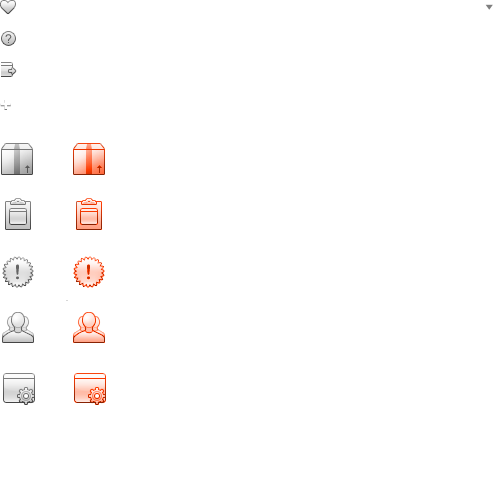
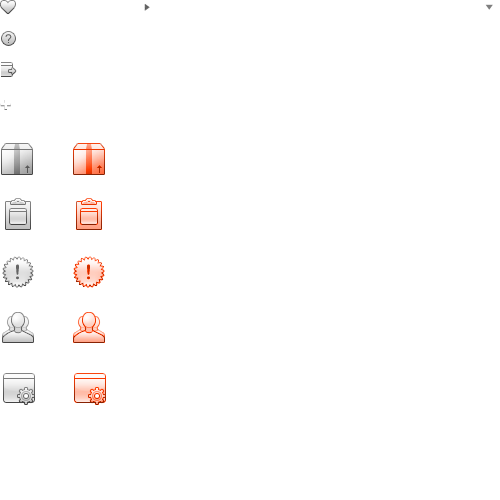
The second 500x500 image is a revision of the first. Changes to its layers:
added layer "Ebene 3" above "Ebene 2" over <box>144,4,150,11</box>
